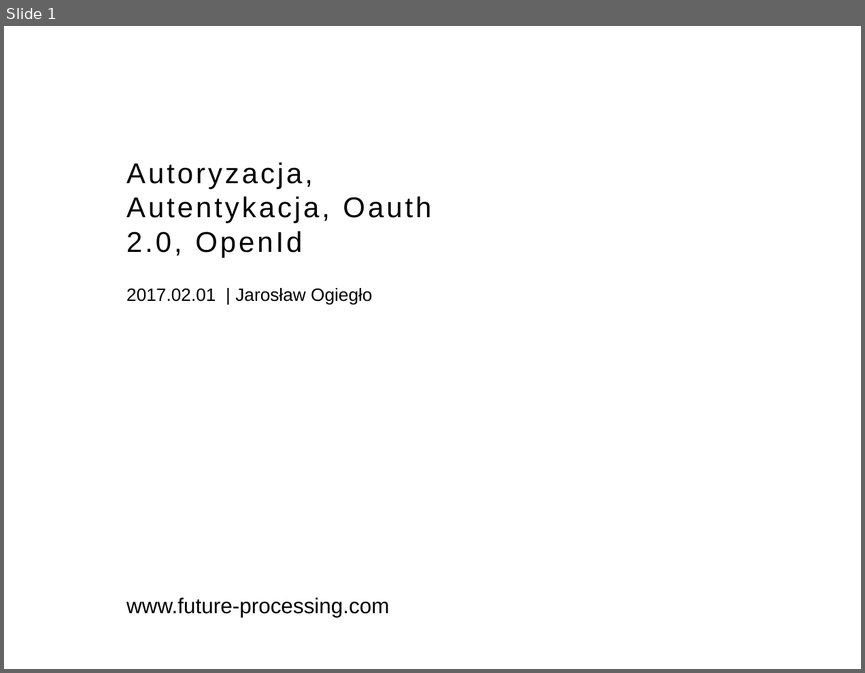
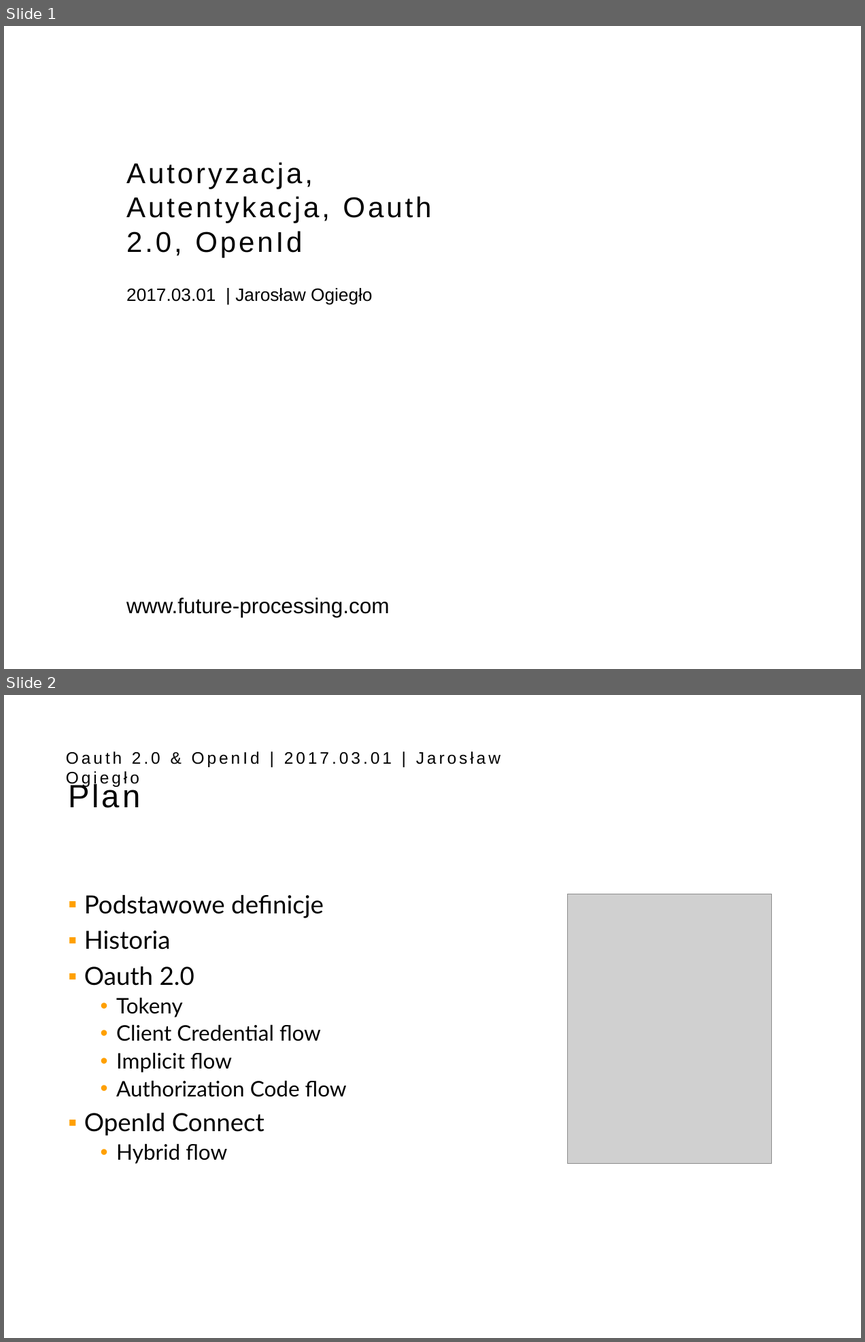
Before and after one commit to bodziosamolot/OauthIdentityServer, a slide deck: Presentation/Presentation_4x3.pptx. Shown one above the other, each under a label of ours: slide 1 before the commit, slides 1 and 2 after it. The pictures are 865x673 and 865x1342 pixels, drawn with LibreOffice and Linux fonts; fonts in the diff are those of the drawing; grey boxes stand for pictures; background and template pictures are left out. Boxes give left, top, right and bottom in pixels: in the first picture for what was removed or moved away, otherwise in the second. Text is boxed around its words. In the diff, an @@ line names an element or a change of style, - is before the commit and + after.

```diff
--- a/Presentation/Presentation_4x3.pptx
+++ b/Presentation/Presentation_4x3.pptx
@@ slide 2 added at [4,695,861,1338], background #FFFFFF @@
@@ text added at [66,751,500,787], 14 pt, text #000000 @@
+Oauth 2.0 & OpenId | 2017.03.01 | Jarosław Ogiegło
@@ text added at [68,781,140,808], 27 pt, text #000000 @@
+Plan
@@ text added at [84,895,347,1164], 18 pt, text #000000 @@
+▪ Podstawowe definicje
+▪ Historia
+▪ Oauth 2.0
+  • Tokeny
+  • Client Credential flow
+  • Implicit flow
+  • Authorization Code flow
+▪ OpenId Connect
+  • Hybrid flow
@@ picture added at [567,894,772,1163] @@
@@ slide 1 changed as well @@
@@ text at [126,288,372,305]: text changed @@
-2017.02.01 | Jarosław Ogiegło
+2017.03.01 | Jarosław Ogiegło
```
Also in this commit, not shown: 7 other slides changed, 10 other slides added, 1 slide removed.
